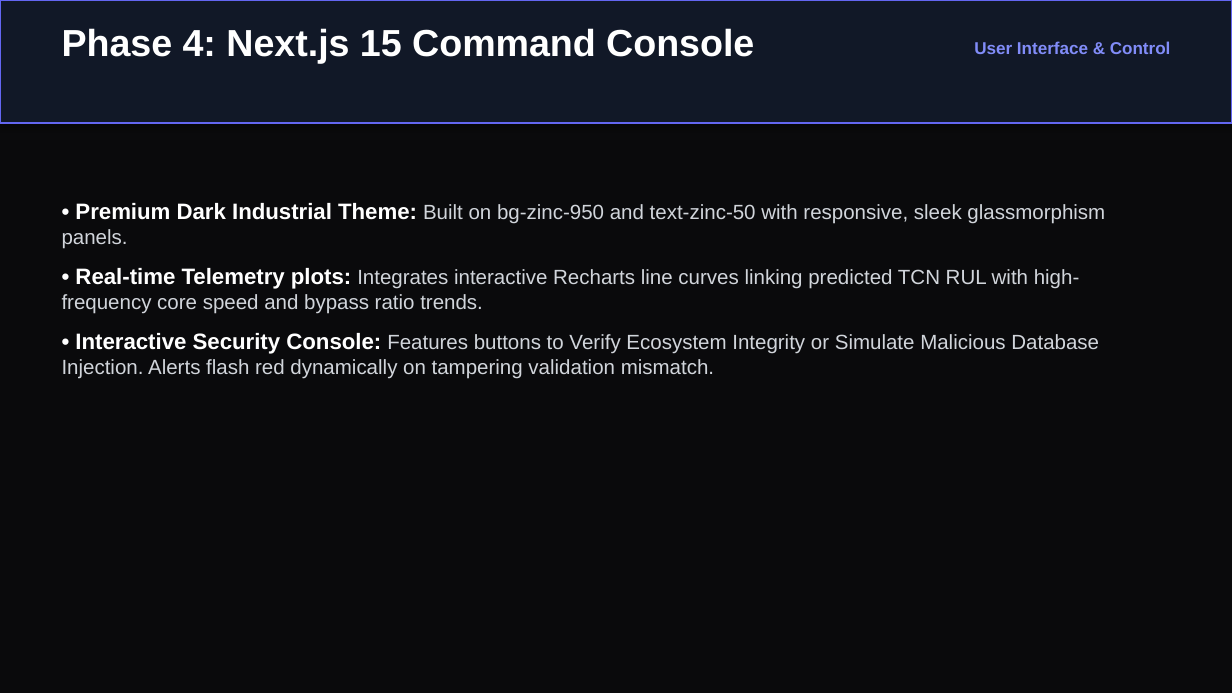
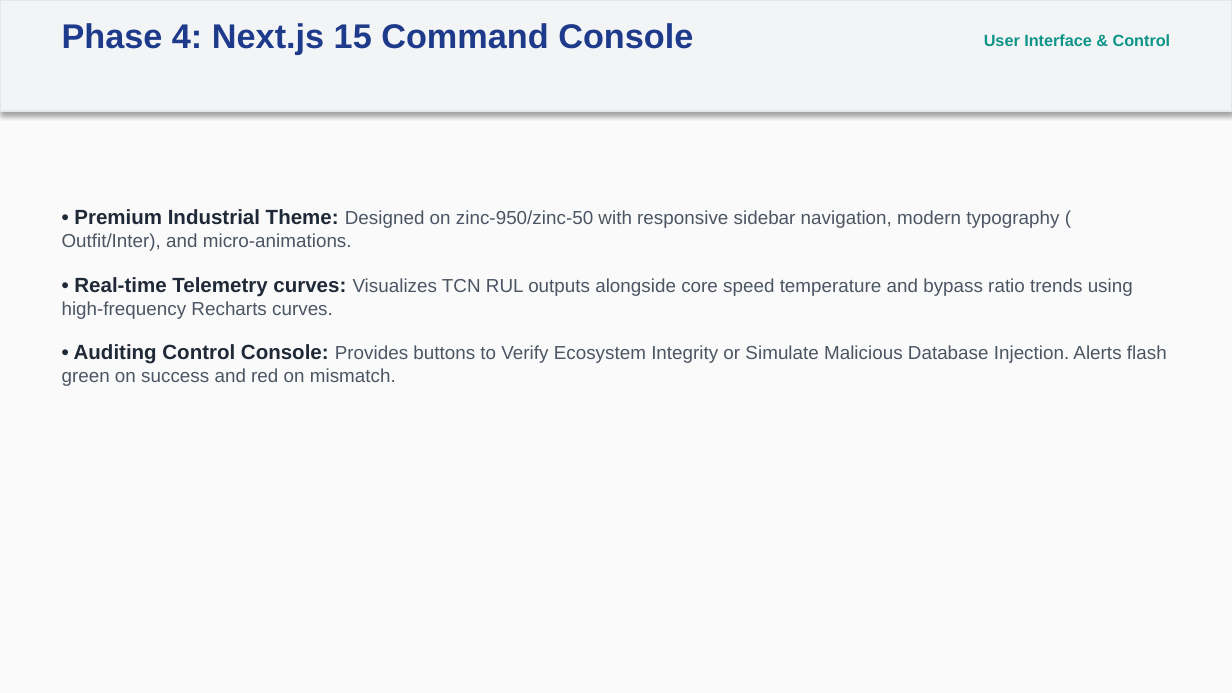
Before and after one commit to Shreeprasandh/sentinelMRO, a slide deck: slide 7 of documentation/SentinelMRO_Project_Presentation.pptx. Drawn at 1232x693 pixels with LibreOffice and Linux fonts; fonts in the diff are those of the drawing. Boxes give left, top, right and bottom in pixels: in the first picture for what was removed or moved away, otherwise in the second. Text is boxed around its words. In the diff, an @@ line names an element or a change of style, - is before the commit and + after.

```diff
--- a/documentation/SentinelMRO_Project_Presentation.pptx
+++ b/documentation/SentinelMRO_Project_Presentation.pptx
@@ background #0A0A0C to #FAFAFA @@
@@ rectangle resized from (x1=0, y1=0, x2=1232, y2=123) to (x1=0, y1=0, x2=1232, y2=111) @@
@@ rectangle at (x1=0, y1=0, x2=1232, y2=111): fill #111827 to #F3F4F6; outline #6366F1 1.5 pt to #E5E7EB 1 pt @@
@@ text "Phase 4: Next.js 15 Command ..." at (x1=62, y1=23, x2=693, y2=55): size 22 to 20 pt, text colour #FFFFFF to #1E3A8A @@
@@ text "User Interface & Control" at (x1=984, y1=34, x2=1171, y2=46): size 10 to 9.5 pt, text colour #818CF8 to #0D9488 @@
@@ text at (x1=62, y1=209, x2=1167, y2=386): text changed; size 12 to 11 pt; text colour #D1D5DB to #4B5563 @@
-• Premium Dark Industrial Theme: Built on bg-zinc-950 and text-zinc-50 with responsive, sleek glassmorphism panels.
-• Real-time Telemetry plots: Integrates interactive Recharts line curves linking predicted TCN RUL with high-frequency core speed and bypass ratio trends.
-• Interactive Security Console: Features buttons to Verify Ecosystem Integrity or Simulate Malicious Database Injection. Alerts flash red dynamically on tampering validation mismatch.
+• Premium Industrial Theme: Designed on zinc-950/zinc-50 with responsive sidebar navigation, modern typography ( Outfit/Inter), and micro-animations.
+• Real-time Telemetry curves: Visualizes TCN RUL outputs alongside core speed temperature and bypass ratio trends using high-frequency Recharts curves.
+• Auditing Control Console: Provides buttons to Verify Ecosystem Integrity or Simulate Malicious Database Injection. Alerts flash green on success and red on mismatch.
```
Also in this commit, not shown: 7 other slides changed, 1 slide added, 1 slide removed, 1 other file.
